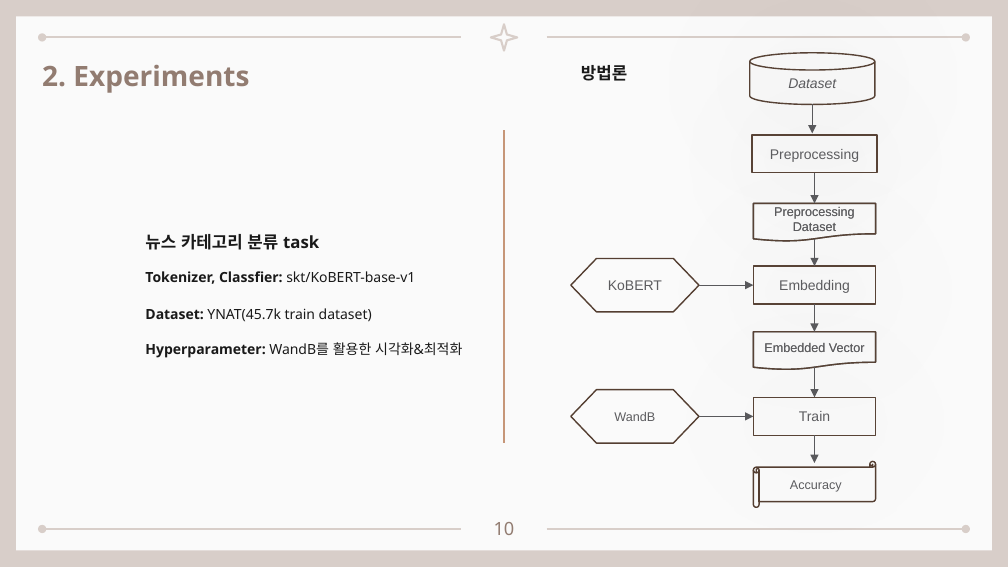
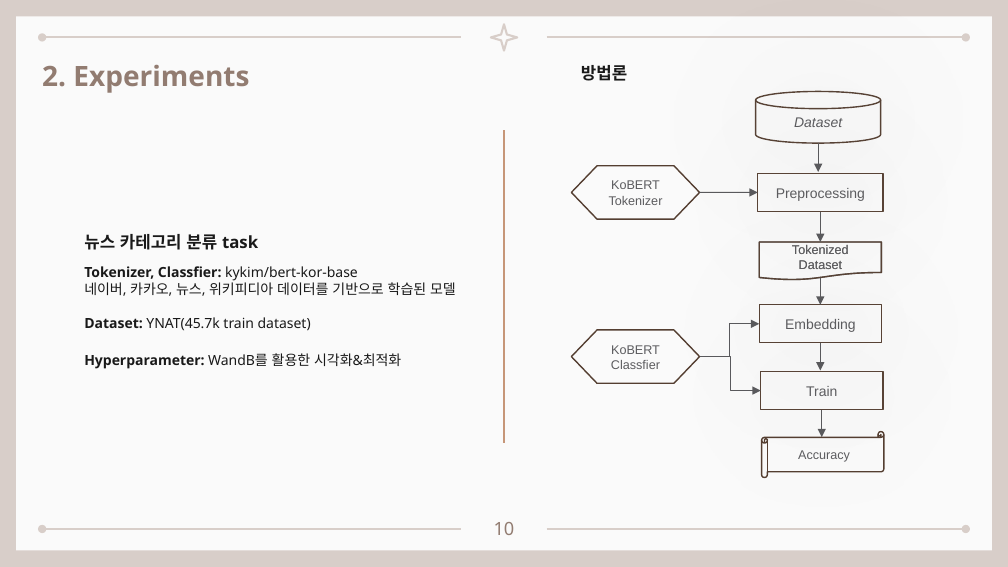
Before and after one commit to seungdeng/DELab, a slide deck: slide 10 of PPT/DSLab_이승건_BERT멘토링발표.pptx. Drawn at 1008x567 pixels with LibreOffice and Linux fonts; fonts in the diff are those of the drawing. Boxes give left, top, right and bottom in pixels: in the first picture for what was removed or moved away, otherwise in the second. Text is boxed around its words. In the diff, an @@ line names an element or a change of style, - is before the commit and + after.

```diff
--- a/PPT/DSLab_이승건_BERT멘토링발표.pptx
+++ b/PPT/DSLab_이승건_BERT멘토링발표.pptx
@@ flow chart preparation "KoBERT": place and size @@
-flow chart preparation "KoBERT" at <box>571,258,699,311</box>
+flow chart preparation "KoBERT" at <box>572,165,700,219</box>
@@ text in flow chart preparation at <box>609,196,663,205</box>: paragraph added @@
+Tokenizer
@@ text in flow chart preparation at <box>611,180,660,189</box>: size 10 to 9 pt in "KoBERT" @@
@@ arrow moved from (699, 285) - (753, 285) to (700, 193) - (758, 193) @@
@@ text "뉴스 카테고리 분류 task": place and size @@
-text "뉴스 카테고리 분류 task" at <box>145,234,319,250</box>
+text "뉴스 카테고리 분류 task" at <box>84,234,258,250</box>
@@ text at <box>84,266,456,296</box>: text changed; bold off @@
-Tokenizer, Classfier: skt/KoBERT-base-v1
+Tokenizer, Classfier: kykim/bert-kor-base
+네이버, 카카오, 뉴스, 위키피디아 데이터를 기반으로 학습된 모델
@@ 4 arrows, 2 rectangles, 1 cylinder, 1 flow chart document: place and size @@
-4 arrows, 2 rectangles, 1 cylinder, 1 flow chart document at <box>750,52,877,332</box>
+4 arrows, 2 rectangles, 1 cylinder, 1 flow chart document at <box>756,92,883,371</box>
@@ text in flow chart document at <box>792,245,849,254</box>: text changed @@
-Preprocessing
+Tokenized
@@ text "Dataset: YNAT(45.7k train dataset)": place and size @@
-text "Dataset: YNAT(45.7k train dataset)" at <box>145,308,372,322</box>
+text "Dataset: YNAT(45.7k train dataset)" at <box>84,317,311,331</box>
@@ elbow arrow added from (700, 357) to (759, 324), #5A5A5D 0.75 pt @@
@@ text "Hyperparameter: WandB를 활용한 시각화&최적화": place and size @@
-text "Hyperparameter: WandB를 활용한 시각화&최적화" at <box>145,342,462,358</box>
+text "Hyperparameter: WandB를 활용한 시각화&최적화" at <box>84,353,401,369</box>
@@ flow chart preparation "KoBERT": place and size @@
-flow chart preparation "KoBERT" at <box>571,390,699,444</box>
+flow chart preparation "KoBERT" at <box>572,330,700,383</box>
@@ text in flow chart preparation at <box>611,345,660,369</box>: text changed @@
-WandB
+KoBERT
+Classfier
@@ elbow arrow added from (700, 357) to (761, 391), #5A5A5D 0.75 pt @@
@@ flow chart document removed at <box>753,332,875,370</box> @@
-Embedded Vector
@@ rectangle "Train": place and size @@
-rectangle "Train" at <box>753,397,875,435</box>
+rectangle "Train" at <box>761,372,883,410</box>
@@ arrow removed from (814, 367) to (814, 397) @@
@@ arrow removed from (699, 416) to (753, 416) @@
@@ arrow moved from (814, 435) - (814, 463) to (822, 409) - (822, 437) @@
@@ horizontal scroll "Accuracy": place and size @@
-horizontal scroll "Accuracy" at <box>753,462,875,508</box>
+horizontal scroll "Accuracy" at <box>762,431,884,478</box>
```
Also in this commit, not shown: 16 other slides changed, 8 slides added, 4 slides removed, 1 other file.
